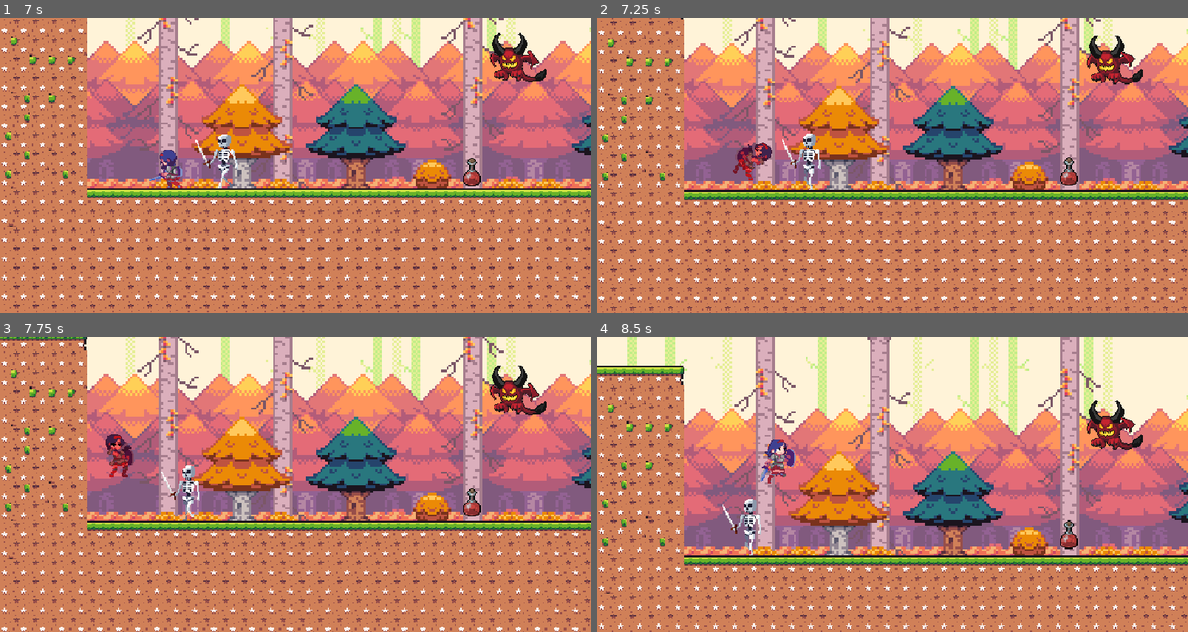
Above: before the commit, frames 1-4 (two rows, left to right).
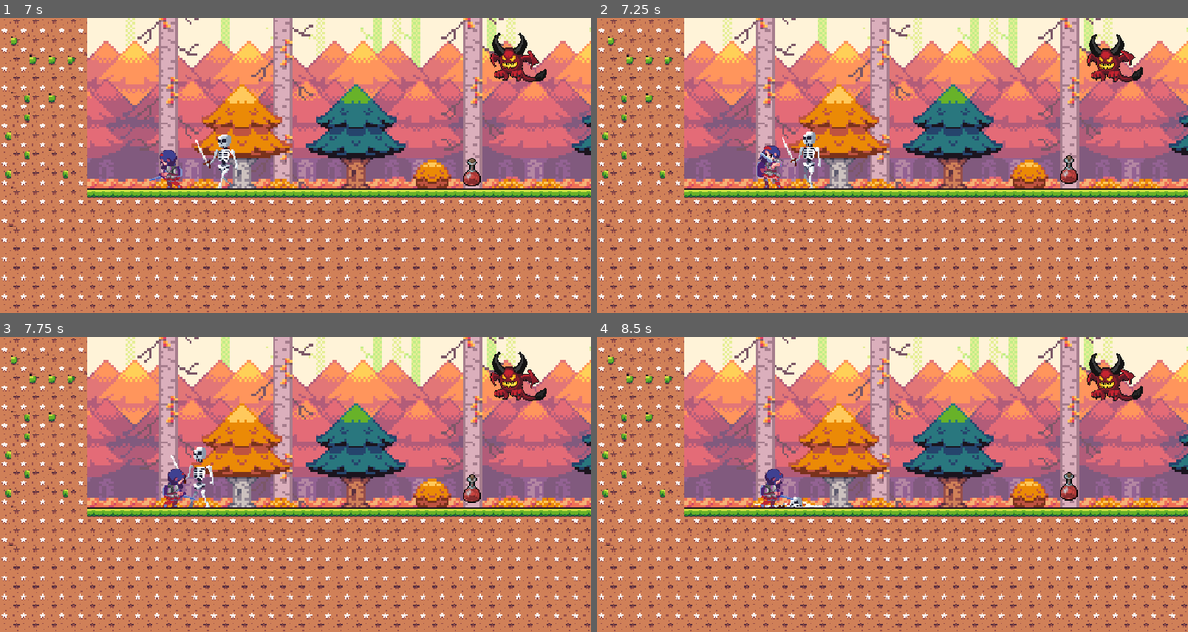
Above: after the commit, the same moments.

Repository: GuiTDS/knights-trial
Game: Godot game, scene res://levels/world.tscn
The game is run twice, just before and just after one commit, with the same random seed, the same clock (stepped at 60 frames per second) and the same inputs.
Inputs:
- Up to frame 1 (7 s): hold D (move_right) 0.53-2.03 s; tap J (attack) every 0.75 s from 0.6 to 6.6 s; tap W (move_up) at 0.77, 1.52, 3.02, 3.77, 4.52, 6.02, 6.77 s; hold A (move_left) 2.03-2.78 s; hold D (move_right) 2.78-4.28 s; hold A (move_left) 4.28-5.03 s; hold D (move_right) 5.03-5.78 s; hold A (move_left) from 5.78 s (still down)
- Up to frame 2 (7.25 s): keep holding A (move_left)
- Up to frame 3 (7.75 s): release A (move_left) at 7.28 s; hold D (move_right) from 7.28 s (still down); tap J (attack) at 7.35 s; tap W (move_up) at 7.52 s
- Up to frame 4 (8.5 s): keep holding D (move_right); tap J (attack) at 8.1 s

Frame 1 is identical in both runs. In frame 2, 27% of the frame differs, in the area x 0-100%, y 0-100%; in frame 3, 48%; in frame 4, 63%.

Commit message:
:sparkles: feat(player): die state

Diff:
--- a/actors/player.tscn
+++ b/actors/player.tscn
@@ -13,6 +13,7 @@
 [ext_resource type="Script" uid="uid://5hj2aad1fl8b" path="res://scripts/player/attack_state.gd" id="11_41w2c"]
 [ext_resource type="Script" uid="uid://bmmlkc0h6swnh" path="res://scripts/player/jump_state.gd" id="11_rkwqa"]
 [ext_resource type="Script" uid="uid://d3geonob3bfn7" path="res://scripts/player/hurt_state.gd" id="13_5nkr1"]
+[ext_resource type="Script" uid="uid://cnwo5pmwkk4r" path="res://scripts/player/die_state.gd" id="14_31m4k"]
 
 [sub_resource type="RectangleShape2D" id="RectangleShape2D_mvpqy"]
 size = Vector2(39, 55)
@@ -299,7 +300,7 @@
 [node name="anim" type="AnimatedSprite2D" parent="."]
 texture_filter = 1
 sprite_frames = SubResource("SpriteFrames_hiqwa")
-animation = &"hurt"
+animation = &"idle"
 autoplay = "idle"
 
 [node name="hitbox" type="Area2D" parent="anim"]
@@ -342,4 +343,7 @@
 [node name="hurt_state" type="Node" parent="state_machine"]
 script = ExtResource("13_5nkr1")
 
+[node name="die_state" type="Node" parent="state_machine"]
+script = ExtResource("14_31m4k")
+
 [connection signal="area_entered" from="hurtbox" to="." method="_on_hurtbox_area_entered"]
--- a/actors/skeleton.tscn
+++ b/actors/skeleton.tscn
@@ -1,13 +1,54 @@
-[gd_scene load_steps=40 format=3 uid="uid://c4jtsl60ksbp6"]
+[gd_scene load_steps=51 format=3 uid="uid://c4jtsl60ksbp6"]
 
 [ext_resource type="Texture2D" uid="uid://m3m48p4miuav" path="res://assets/Chars/Skeleton_Sword/Skeleton_White/Skeleton_With_VFX/Skeleton_01_White_Idle.png" id="1_m7voy"]
 [ext_resource type="Script" uid="uid://doslx1l7eqlki" path="res://scripts/skeleton.gd" id="1_pi2rp"]
+[ext_resource type="Texture2D" uid="uid://bd7j1muyjo535" path="res://assets/Chars/Skeleton_Sword/Skeleton_White/Skeleton_With_VFX/Skeleton_01_White_Attack1.png" id="2_fwwkx"]
 [ext_resource type="Texture2D" uid="uid://ce3irmvx8vjij" path="res://assets/Chars/Skeleton_Sword/Skeleton_White/Skeleton_With_VFX/Skeleton_01_White_Die.png" id="2_is6vc"]
 [ext_resource type="Texture2D" uid="uid://dgh22ryc4bnq6" path="res://assets/Chars/Skeleton_Sword/Skeleton_White/Skeleton_With_VFX/Skeleton_01_White_Walk.png" id="3_rxv74"]
 
 [sub_resource type="RectangleShape2D" id="RectangleShape2D_6rtjr"]
 size = Vector2(21, 28)
 
+[sub_resource type="AtlasTexture" id="AtlasTexture_2jajj"]
+atlas = ExtResource("2_fwwkx")
+region = Rect2(0, 0, 96, 64)
+
+[sub_resource type="AtlasTexture" id="AtlasTexture_84h02"]
+atlas = ExtResource("2_fwwkx")
+region = Rect2(96, 0, 96, 64)
+
+[sub_resource type="AtlasTexture" id="AtlasTexture_x2b07"]
+atlas = ExtResource("2_fwwkx")
+region = Rect2(192, 0, 96, 64)
+
+[sub_resource type="AtlasTexture" id="AtlasTexture_ul44d"]
+atlas = ExtResource("2_fwwkx")
+region = Rect2(288, 0, 96, 64)
+
+[sub_resource type="AtlasTexture" id="AtlasTexture_xvlly"]
+atlas = ExtResource("2_fwwkx")
+region = Rect2(384, 0, 96, 64)
+
+[sub_resource type="AtlasTexture" id="AtlasTexture_pekhc"]
+atlas = ExtResource("2_fwwkx")
+region = Rect2(480, 0, 96, 64)
+
+[sub_resource type="AtlasTexture" id="AtlasTexture_2ypmk"]
+atlas = ExtResource("2_fwwkx")
+region = Rect2(576, 0, 96, 64)
+
+[sub_resource type="AtlasTexture" id="AtlasTexture_68i25"]
+atlas = ExtResource("2_fwwkx")
+region = Rect2(672, 0, 96, 64)
+
+[sub_resource type="AtlasTexture" id="AtlasTexture_npb0m"]
+atlas = ExtResource("2_fwwkx")
+region = Rect2(768, 0, 96, 64)
+
+[sub_resource type="AtlasTexture" id="AtlasTexture_ws7j3"]
+atlas = ExtResource("2_fwwkx")
+region = Rect2(864, 0, 96, 64)
+
 [sub_resource type="AtlasTexture" id="AtlasTexture_oxhan"]
 atlas = ExtResource("2_is6vc")
 region = Rect2(0, 0, 96, 64)
@@ -134,10 +175,40 @@
 
 [sub_resource type="SpriteFrames" id="SpriteFrames_ppkl4"]
 animations = [{
-"frames": [],
-"loop": true,
+"frames": [{
+"duration": 1.0,
+"texture": SubResource("AtlasTexture_2jajj")
+}, {
+"duration": 1.0,
+"texture": SubResource("AtlasTexture_84h02")
+}, {
+"duration": 1.0,
+"texture": SubResource("AtlasTexture_x2b07")
+}, {
+"duration": 1.0,
+"texture": SubResource("AtlasTexture_ul44d")
+}, {
+"duration": 1.0,
+"texture": SubResource("AtlasTexture_xvlly")
+}, {
+"duration": 1.0,
+"texture": SubResource("AtlasTexture_pekhc")
+}, {
+"duration": 1.0,
+"texture": SubResource("AtlasTexture_2ypmk")
+}, {
+"duration": 1.0,
+"texture": SubResource("AtlasTexture_68i25")
+}, {
+"duration": 1.0,
+"texture": SubResource("AtlasTexture_npb0m")
+}, {
+"duration": 1.0,
+"texture": SubResource("AtlasTexture_ws7j3")
+}],
+"loop": false,
 "name": &"attack",
-"speed": 5.0
+"speed": 9.0
 }, {
 "frames": [{
 "duration": 1.0,
@@ -259,8 +330,6 @@
 collision_mask = 2
 script = ExtResource("1_pi2rp")
 
-[node name="animator" type="AnimationPlayer" parent="."]
-
 [node name="collision" type="CollisionShape2D" parent="."]
 position = Vector2(4.5, 18)
 shape = SubResource("RectangleShape2D_6rtjr")
@@ -273,8 +342,10 @@
 texture_filter = 1
 position = Vector2(3, 0)
 sprite_frames = SubResource("SpriteFrames_ppkl4")
-animation = &"walk"
+animation = &"attack"
 autoplay = "walk"
+frame = 9
+frame_progress = 1.0
 flip_h = true
 
 [node name="hitbox" type="Area2D" parent="anim"]
@@ -284,6 +355,7 @@
 [node name="collision" type="CollisionShape2D" parent="anim/hitbox"]
 position = Vector2(-14, 4.5)
 shape = SubResource("RectangleShape2D_fwwkx")
+disabled = true
 debug_color = Color(0, 0.431373, 1, 0.419608)
 
 [node name="hurtbox" type="Area2D" parent="."]
--- a/levels/world.gd
+++ b/levels/world.gd
@@ -7,6 +7,6 @@
 func _ready() -> void:
 	player.follow_camera(camera)
 
-# Called every frame. 'delta' is the elapsed time since the previous frame.
+# Cdalled every frame. 'delta' is the elapsed time since the previous frame.
 func _process(_delta: float) -> void:
 	pass
--- a/scripts/player.gd
+++ b/scripts/player.gd
@@ -1,20 +1,24 @@
 extends CharacterBody2D
 
 const SPEED = 130.0
-const X_COLLIDING_FORCE = 250
 
 @onready var state_machine: StateMachine = $state_machine
 @onready var anim := $anim as AnimatedSprite2D
 @onready var remote_transform := $remote as RemoteTransform2D
 @onready var attack_area := $anim/hitbox/collision as CollisionShape2D
 
-var player_life := 4 # 5 hearts
-var knockback_vector := Vector2.ZERO
+## The current amount of life/health points of the player.
+## When this value reaches 0, the player enters the die_state.
+@export var player_life: int = 4 # 5 hearts
+## Horizontal force applied to the player when taking damage.
+@export var knockback_force_x = 250
+## Vertical force applied to the player when taking damage.
+@export var knockback_force_y = -120
+
 var knockback: Vector2
 
 func _ready() -> void:
 	velocity = Vector2.ZERO
-
 	for s in state_machine.get_children():
 		if s is State:
 			s.player = self
@@ -42,7 +46,7 @@
 func _on_hurtbox_area_entered(area: Area2D) -> void:
 	var attacker = area.get_parent() # enemy node reference
 	if attacker.global_position.x > global_position.x:
-		knockback = Vector2(-X_COLLIDING_FORCE, -120)
+		knockback = Vector2(-knockback_force_x, knockback_force_y)
 	else:
-		knockback = Vector2(X_COLLIDING_FORCE, -120)
+		knockback = Vector2(knockback_force_x, knockback_force_y)
 	state_machine.change_state(state_machine.get_node("hurt_state"))
--- /dev/null
+++ b/scripts/player/die_state.gd
@@ -0,0 +1,10 @@
+extends State
+
+func enter() -> void:
+	player.velocity.x = 0
+	player.anim.play("die")
+
+func physics_update(_delta: float):
+	var total_frames = player.anim.sprite_frames.get_frame_count(player.anim.animation)
+	if player.anim.frame == total_frames - 1:
+		player.queue_free()
--- a/scripts/player/hurt_state.gd
+++ b/scripts/player/hurt_state.gd
@@ -3,6 +3,9 @@
 const KNOCKBACK_DURATION := 0.25
 
 func enter() -> void:
+	if player.player_life == 0:
+		state_machine.change_state(state_machine.get_node("die_state"))
+		return
 	player.anim.play("hurt")
 	_apply_knockback(player.knockback)
 
@@ -16,7 +19,7 @@
 	t.parallel().tween_property(player.anim, "modulate", Color(1, 1, 1), KNOCKBACK_DURATION)
 	t.parallel().tween_property(player, "velocity:x", 0.0, KNOCKBACK_DURATION)
 
-func physics_update(delta: float) -> void:
+func physics_update(_delta: float) -> void:
 	var anim_name = player.anim.animation
 	var frame_count = player.anim.sprite_frames.get_frame_count(anim_name)
 	if anim_name != "hurt" or player.anim.frame == frame_count - 1:
Not shown: 1 places in actors/player.tscn that only renumber resources
Not shown, added: scripts/player/die_state.gd.uid
